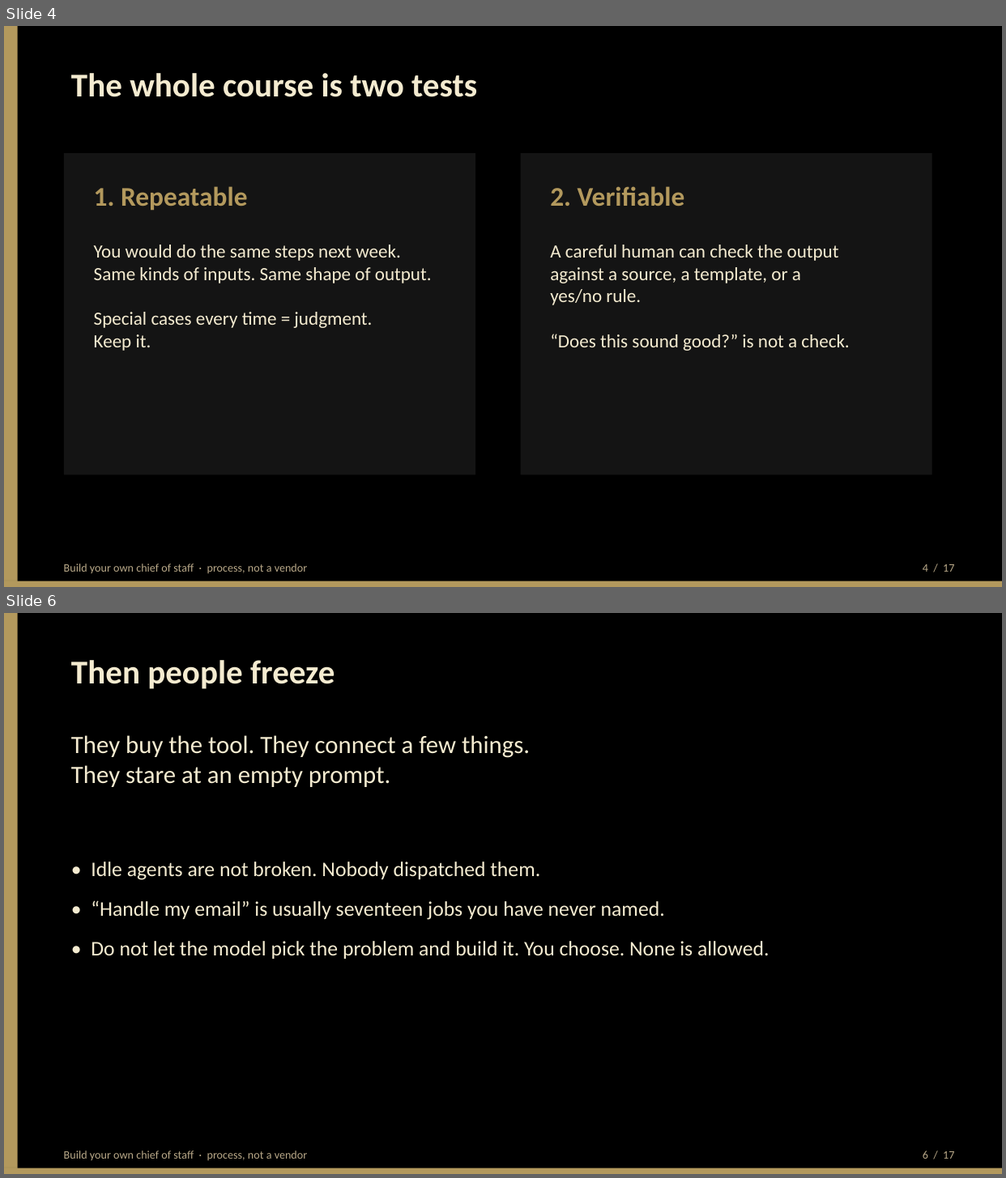
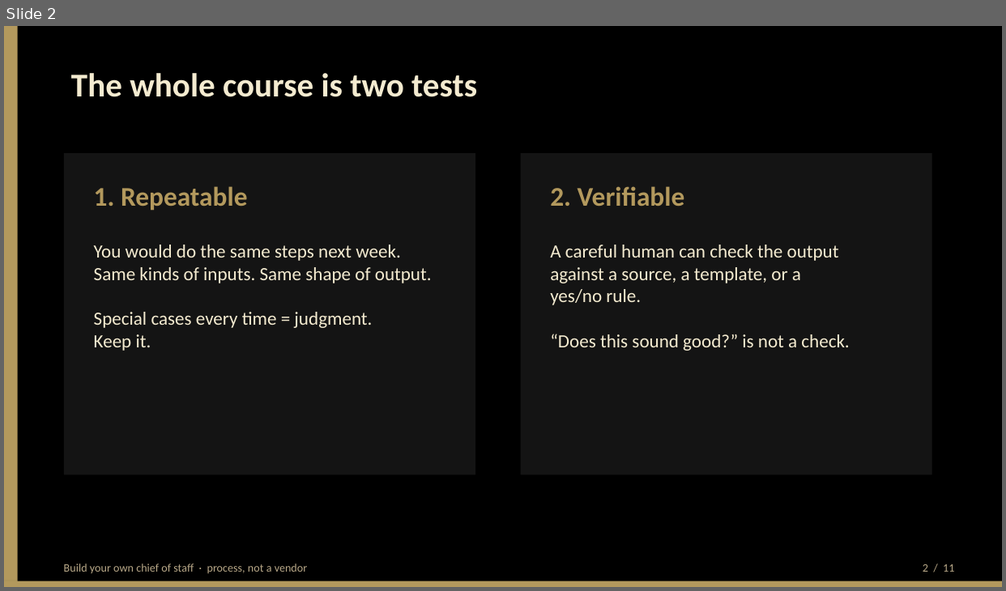
Before and after one commit to BittahCriminal/build-your-own-chief-of-staff, a slide deck: slides/building-your-own-chief-of-staff.pptx. Shown one above the other, each under a label of ours: slides 4 and 6 before the commit, slide 2 after it; the slides between them are not shown. The pictures are 1006x1178 and 1006x591 pixels, drawn with LibreOffice and Linux fonts; fonts in the diff are those of the drawing. Boxes give left, top, right and bottom in pixels: in the first picture for what was removed or moved away, otherwise in the second. Text is boxed around its words. In the diff, an @@ line names an element or a change of style, - is before the commit and + after.

```diff
--- a/slides/building-your-own-chief-of-staff.pptx
+++ b/slides/building-your-own-chief-of-staff.pptx
@@ slide 6 removed at box(4, 613, 1002, 1174), background #FFFFFF @@
@@ rectangle removed at box(4, 613, 1002, 1174) @@
@@ rectangle removed at box(4, 613, 18, 1174) @@
@@ text removed at box(71, 660, 334, 689) @@
-Then people freeze
@@ text removed at box(71, 735, 530, 787) @@
-They buy the tool. They connect a few things.
-They stare at an empty prompt.
@@ text removed at box(91, 862, 769, 959) @@
-• Idle agents are not broken. Nobody dispatched them.
-• “Handle my email” is usually seventeen jobs you have never named.
-• Do not let the model pick the problem and build it. You choose. None is allowed.
@@ rectangle removed at box(4, 1169, 1002, 1174) @@
@@ text removed at box(64, 1151, 307, 1161) @@
-Build your own chief of staff · process, not a vendor
@@ text removed at box(923, 1151, 954, 1159) @@
-6 / 17
@@ what was slide 4 is now slide 2 @@
@@ slide 2 changed as well @@
@@ text at box(923, 565, 954, 572): text changed @@
-4 / 17
+2 / 11
```
Also in this commit, not shown: 10 other slides changed, 5 other slides removed, 4 other files.
